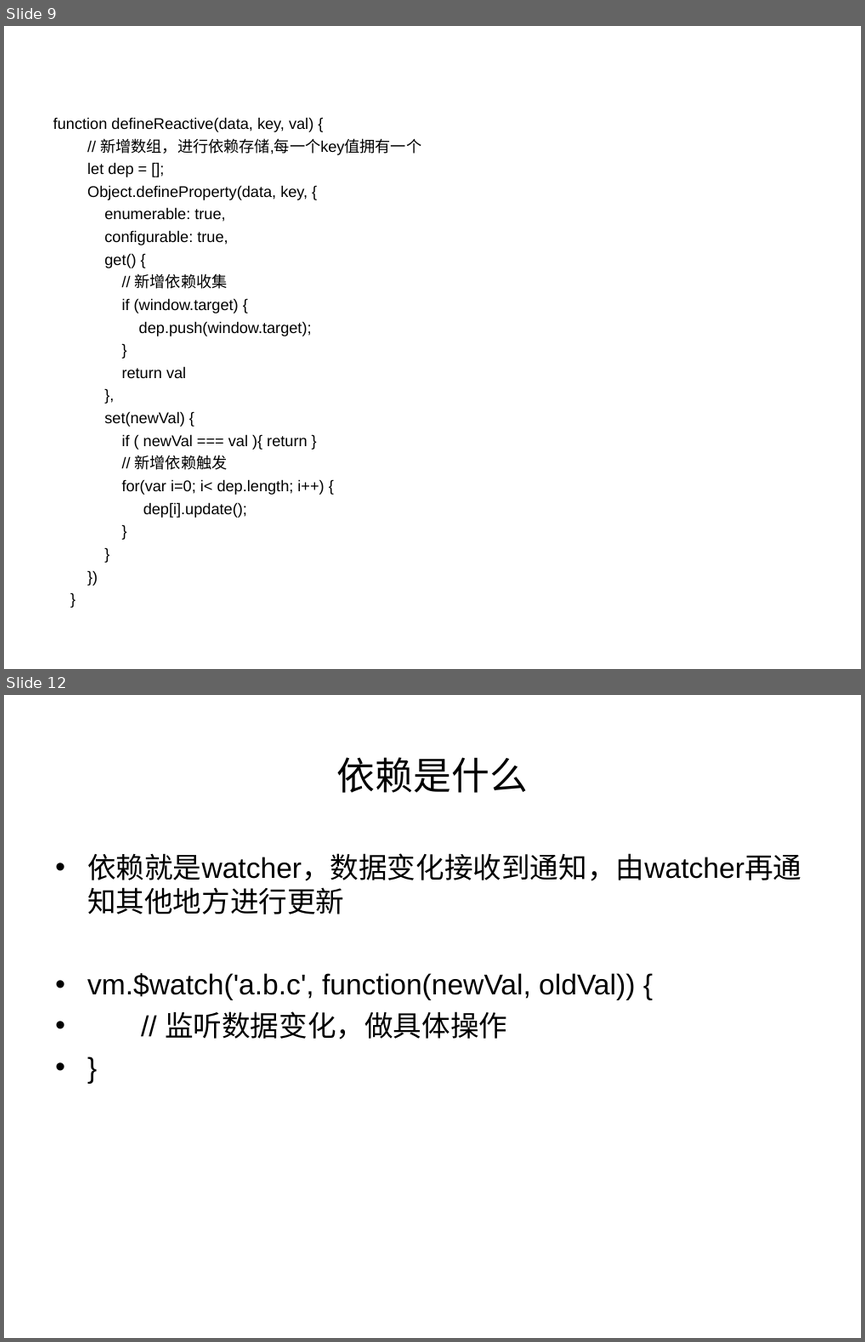
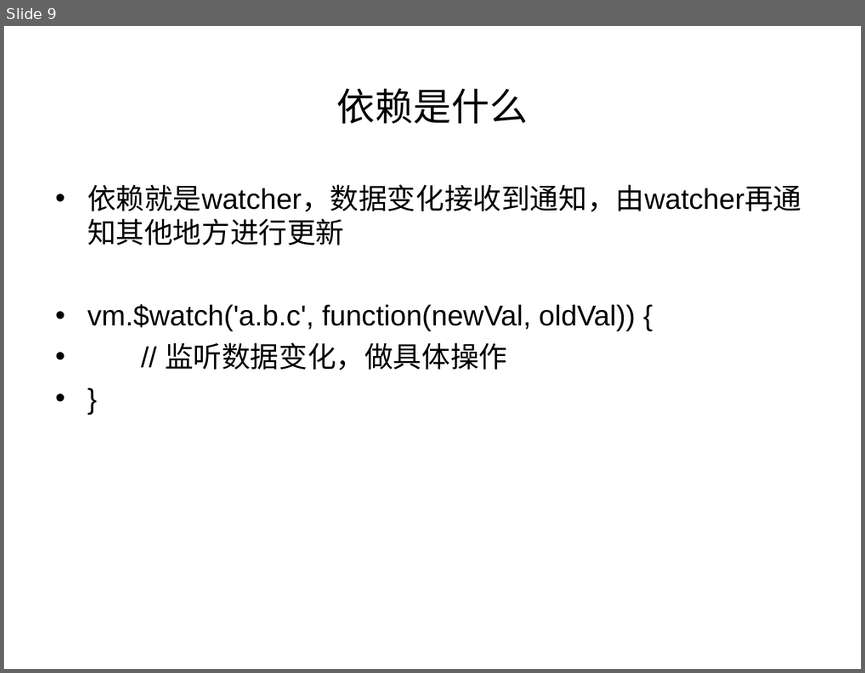
Before and after one commit to liyanjunCode/miniPrograme, a slide deck: vue.ppt. Shown one above the other, each under a label of ours: slides 9 and 12 before the commit, slide 9 after it; the slides between them are not shown. The pictures are 865x1342 and 865x673 pixels, drawn with LibreOffice and Linux fonts; fonts in the diff are those of the drawing. Boxes give left, top, right and bottom in pixels: in the first picture for what was removed or moved away, otherwise in the second. Text is boxed around its words. In the diff, an @@ line names an element or a change of style, - is before the commit and + after.

```diff
--- a/vue.ppt
+++ b/vue.ppt
@@ slide 9 removed at (x1=4, y1=26, x2=861, y2=669), background #FFFFFF @@
@@ text removed at (x1=53, y1=117, x2=421, y2=517) @@
-function defineReactive(data, key, val) {
-// 新增数组，进行依赖存储,每一个key值拥有一个
-let dep = [];
-Object.defineProperty(data, key, {
-enumerable: true,
-configurable: true,
-get() {
-// 新增依赖收集
-if (window.target) {
-dep.push(window.target);
-}
-return val
-},
-set(newVal) {
-if ( newVal === val ){ return }
-// 新增依赖触发
-for(var i=0; i< dep.length; i++) {
-dep[i].update();
-}
-}
-})
-}
@@ what was slide 12 is now slide 9 @@
```
Also in this commit, not shown: 8 slides changed, 10 slides added, 3 other slides removed, 1 other file.
